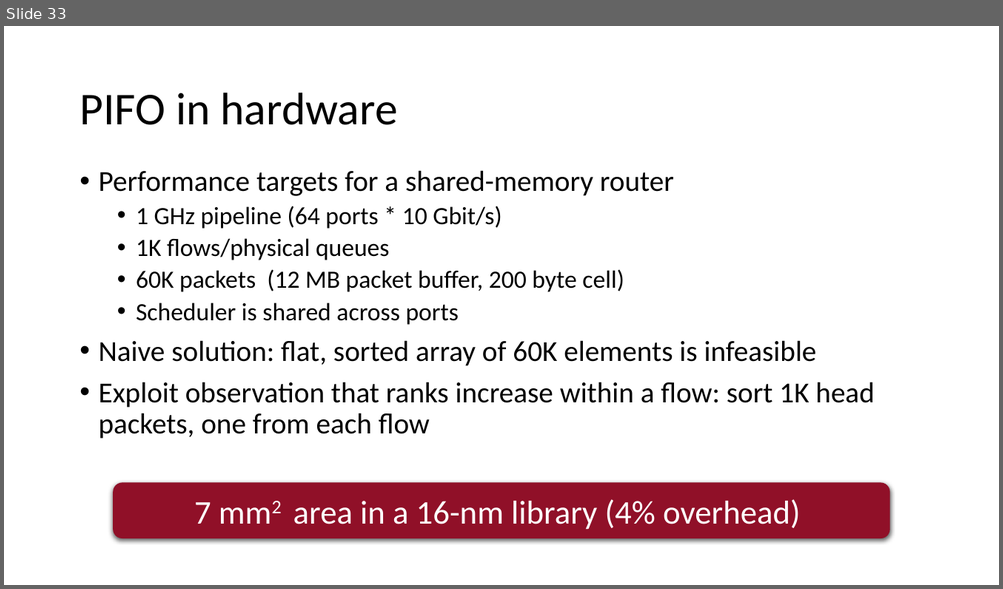
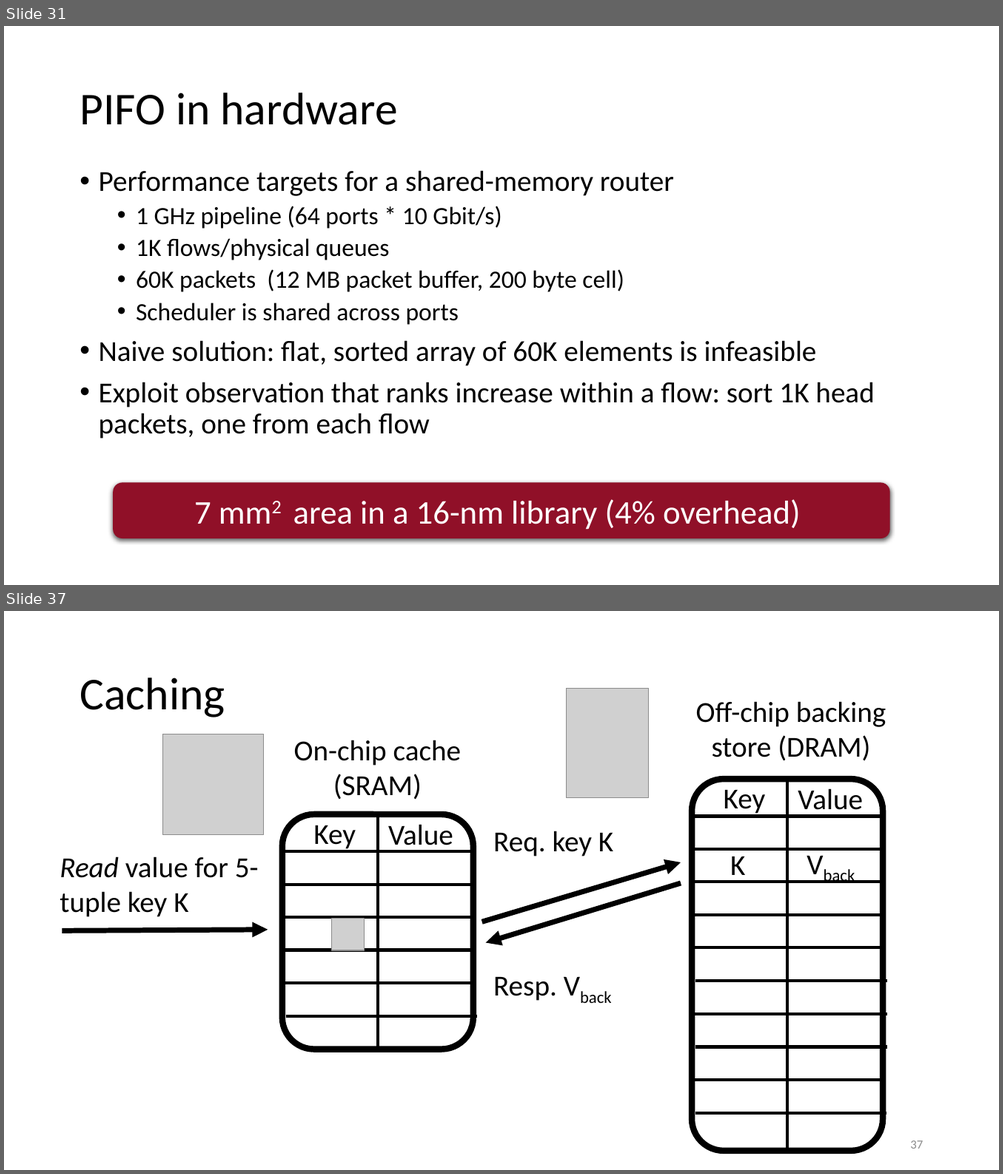
Before and after one commit to anirudhSK/pifo-domino-marple-ppts, a slide deck: uw_talk.pptx. Shown one above the other, each under a label of ours: slide 33 before the commit, slides 31 and 37 after it; the slides between them are not shown. The pictures are 1003x589 and 1003x1174 pixels, drawn with LibreOffice and Linux fonts; fonts in the diff are those of the drawing; grey boxes stand for pictures. Boxes give left, top, right and bottom in pixels: in the first picture for what was removed or moved away, otherwise in the second. Text is boxed around its words. In the diff, an @@ line names an element or a change of style, - is before the commit and + after.

```diff
--- a/uw_talk.pptx
+++ b/uw_talk.pptx
@@ slide 37 added at bbox=[4, 611, 999, 1170], background #FFFFFF @@
@@ title added at bbox=[79, 678, 225, 718], 44 pt, text #000000 @@
+Caching
@@ picture added at bbox=[566, 689, 649, 798] @@
@@ text added at bbox=[696, 701, 886, 761], 28 pt, text #000000 @@
+Off-chip backing store (DRAM)
@@ picture added at bbox=[163, 734, 264, 834] @@
@@ text added at bbox=[294, 740, 461, 800], 28 pt, text #000000 @@
+On-chip cache (SRAM)
@@ group added at bbox=[691, 779, 887, 1151]: 12 lines, 2 texts, 1 rounded rectangle @@
+Key
+Value
@@ text added at bbox=[493, 831, 613, 857], 28 pt, text #000000 @@
+Req. key K
@@ text added at bbox=[800, 843, 876, 885], 28 pt, text #000000 @@
+Vback
@@ text added at bbox=[60, 857, 259, 917], 28 pt, text #000000 @@
+Read value for 5-tuple key K
@@ arrow added from (482, 922) to (680, 863), #000000 5 pt @@
@@ text added at bbox=[730, 857, 745, 883], 28 pt, text #000000 @@
+K
@@ arrow added from (680, 883) to (486, 943), #000000 5 pt @@
@@ picture added at bbox=[332, 918, 364, 951] @@
@@ arrow added from (62, 931) to (267, 930), #000000 5 pt @@
@@ text added at bbox=[493, 977, 557, 1001], 28 pt, text #000000 @@
+Resp. Vback
@@ group added at bbox=[282, 815, 477, 1050]: 7 lines, 2 texts, 1 rounded rectangle @@
+Key
+Value
@@ page number added at bbox=[910, 1141, 922, 1149], 12 pt, text #8C8C8C @@
+37
@@ what was slide 33 is now slide 31 @@
```
Also in this commit, not shown: 5 slides changed, 20 other slides added, 2 slides removed.
